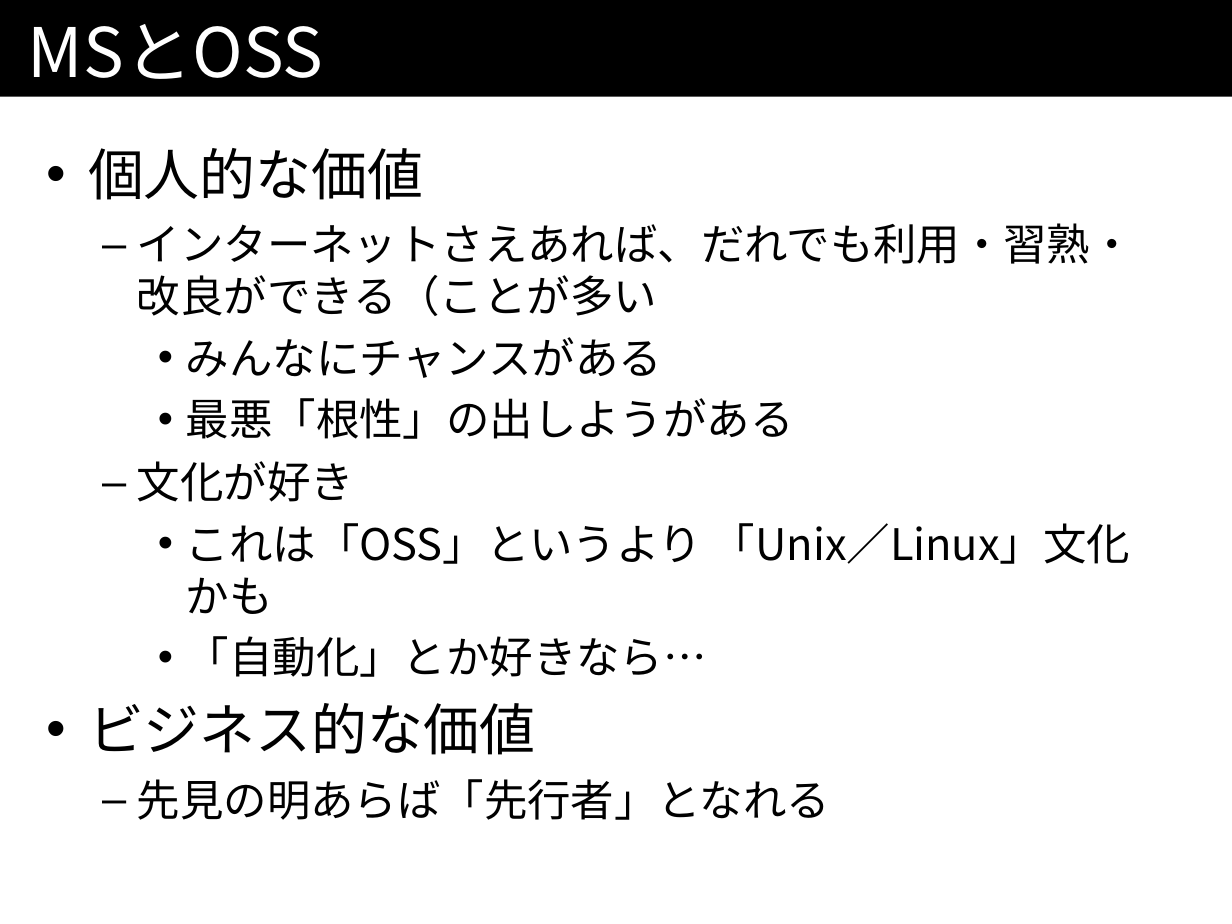
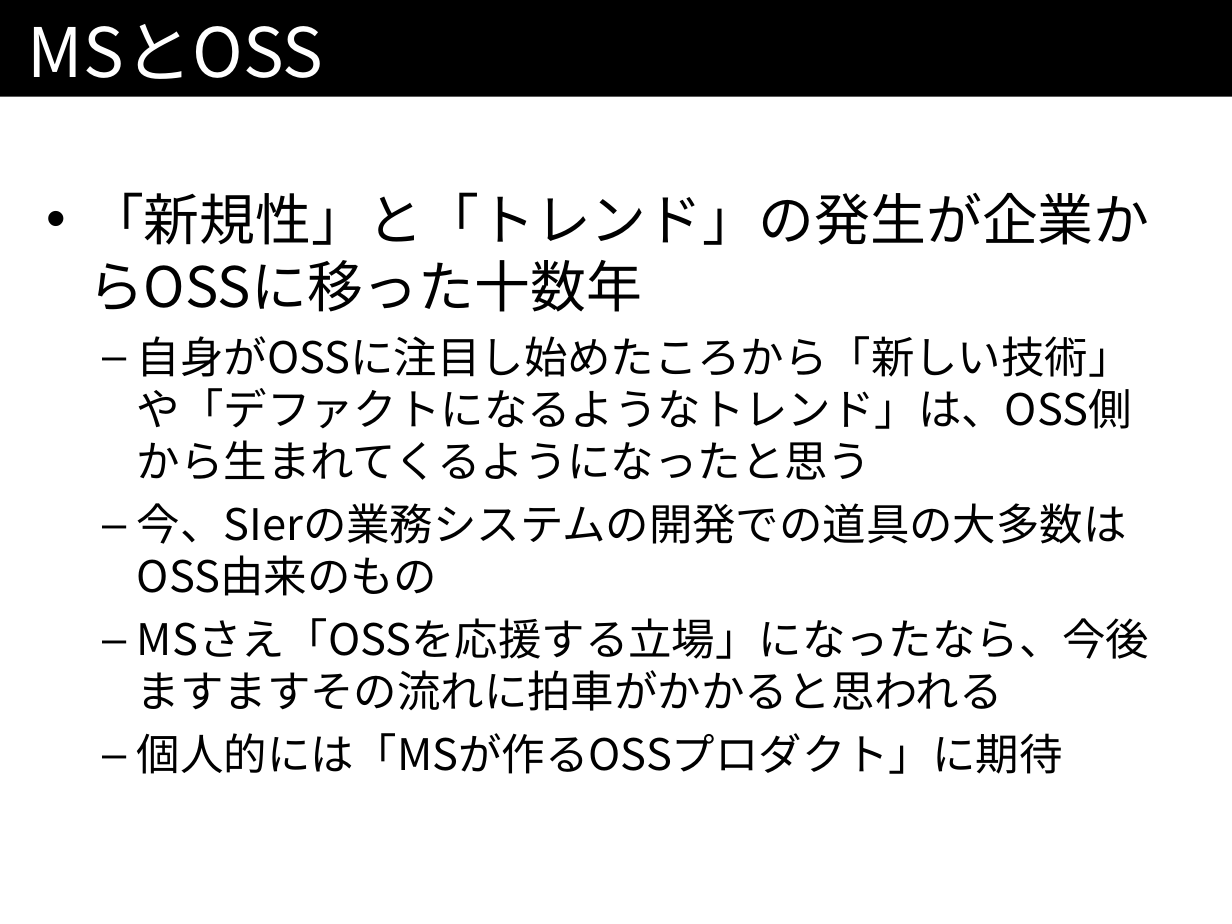
Before and after one commit to kazuhito-m/kazuhito-m.github.io, a slide deck: slide 102 of _drafts/comcamp2016.odp (slide 100 before the commit). Drawn at 1232x924 pixels with LibreOffice and Linux fonts; fonts in the diff are those of the drawing. Boxes give left, top, right and bottom in pixels: in the first picture for what was removed or moved away, otherwise in the second. Text is boxed around its words. In the diff, an @@ line names an element or a change of style, - is before the commit and + after.

Commit message:
最初のほうに伝えたいこと足した。

```diff
--- a/_drafts/comcamp2016.odp
+++ b/_drafts/comcamp2016.odp
@@ text at (x1=88, y1=192, x2=1150, y2=774): text changed @@
-• 個人的な価値
-  – インターネットさえあれば、だれでも利用・習熟・改良ができる（ことが多い
-    • みんなにチャンスがある
-    • 最悪「根性」の出しようがある
-  – 文化が好き
-    • これは「OSS」というより 「Unix／Linux」文化かも
-    • 「自動化」とか好きなら…
-• ビジネス的な価値
-  – 先見の明あらば「先行者」となれる
+• 「新規性」と「トレンド」の発生が企業からOSSに移った十数年
+  – 自身がOSSに注目し始めたころから「新しい技術」や「デファクトになるようなトレンド」は、OSS側から生まれてくるようになったと思う
+  – 今、SIerの業務システムの開発での道具の大多数はOSS由来のもの
+  – MSさえ「OSSを応援する立場」になったなら、今後ますますその流れに拍車がかかると思われる
+  – 個人的には「MSが作るOSSプロダクト」に期待
```
Also in this commit, not shown: 2 slides added.
